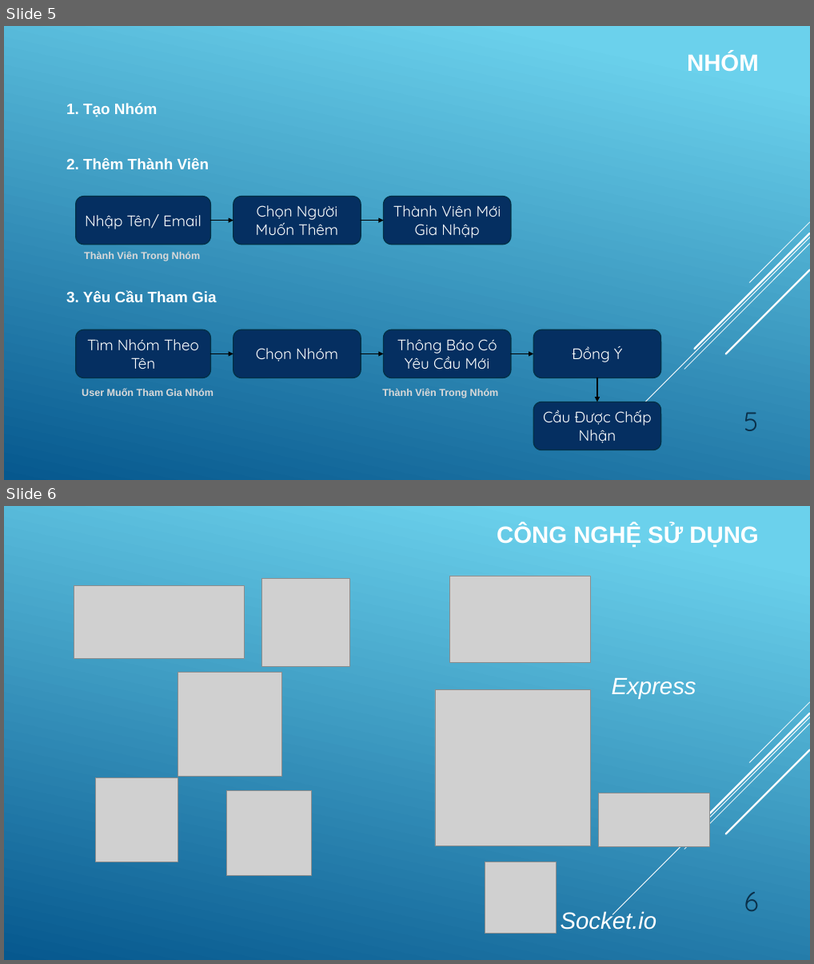
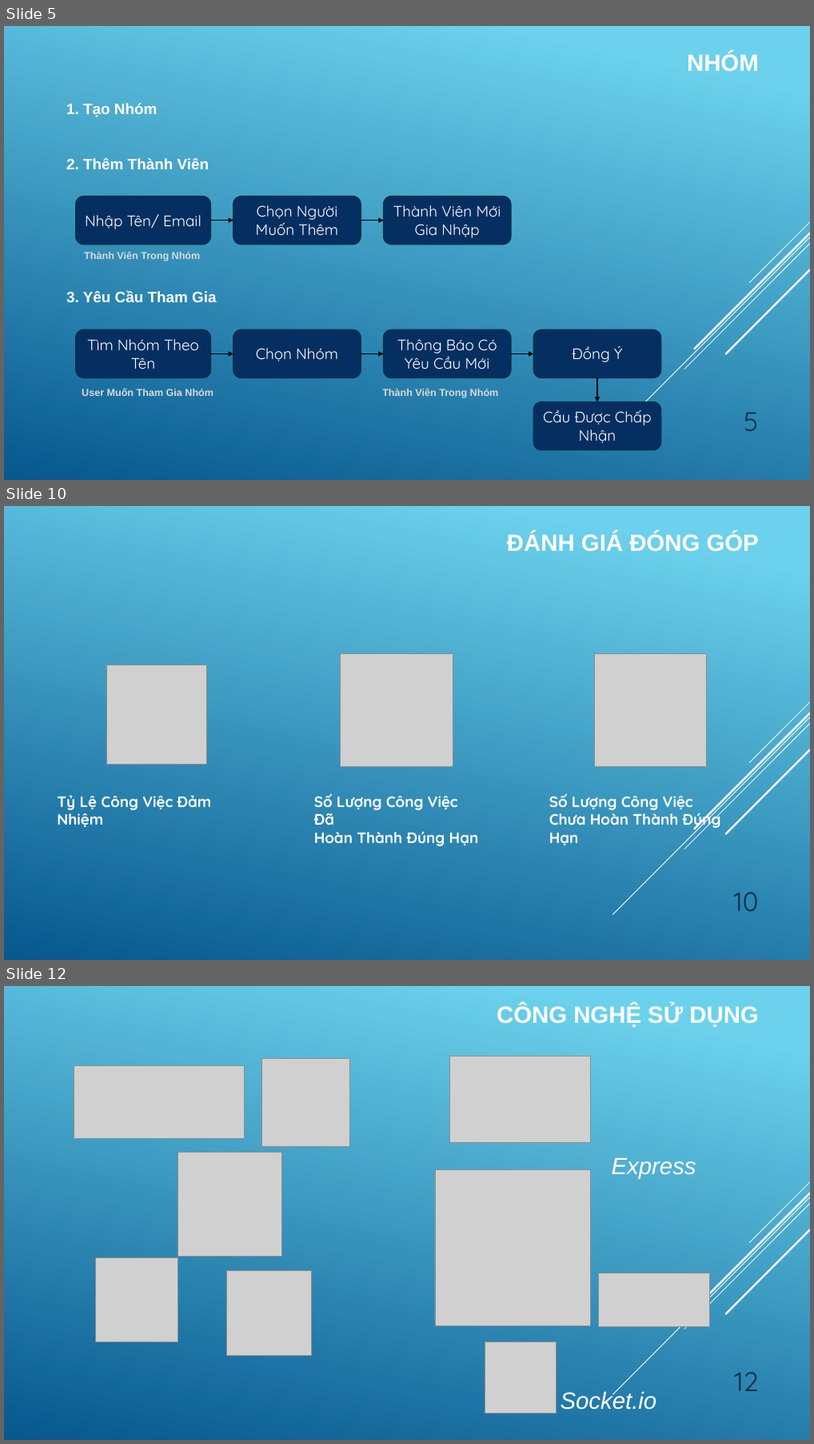
Before and after one commit to quangdat99/btl, a slide deck: Slide.pptx. Shown one above the other, each under a label of ours: slides 5 and 6 before the commit, slides 5, 10 and 12 after it; the slides between them are not shown. The pictures are 814x964 and 814x1444 pixels, drawn with LibreOffice and Linux fonts; fonts in the diff are those of the drawing; grey boxes stand for pictures. Boxes give left, top, right and bottom in pixels: in the first picture for what was removed or moved away, otherwise in the second. Text is boxed around its words. In the diff, an @@ line names an element or a change of style, - is before the commit and + after.

```diff
--- a/Slide.pptx
+++ b/Slide.pptx
@@ slide 10 added at box(4, 506, 810, 960), background gradient #6ED2EB to #06588E; not listed: 5 template elements that a slide beside it also shows @@
@@ text added at box(507, 532, 759, 551), 28 pt, text #FFFFFF, bold @@
+ĐÁNH GIÁ ĐÓNG GÓP
@@ picture added at box(107, 664, 206, 764) @@
@@ picture added at box(340, 654, 453, 766) @@
@@ picture added at box(594, 654, 707, 766) @@
@@ text added at box(314, 793, 479, 846), 18 pt, text #FFFFFF, bold @@
+Số Lượng Công Việc Đã
+Hoàn Thành Đúng Hạn
@@ text added at box(550, 793, 722, 845), 18 pt, text #FFFFFF, bold @@
+Số Lượng Công Việc
+Chưa Hoàn Thành Đúng Hạn
@@ text added at box(57, 795, 212, 827), 18 pt, text #FFFFFF, bold @@
+Tỷ Lệ Công Việc Đảm Nhiệm
@@ page number added at box(734, 892, 758, 911), 32 pt, text #0A304A @@
+10
@@ what was slide 6 is now slide 12 @@
@@ page number at box(734, 1372, 758, 1391): text changed @@
-6
+12
```
Also in this commit, not shown: 4 slides changed, 4 other slides added, 5 slides removed.
